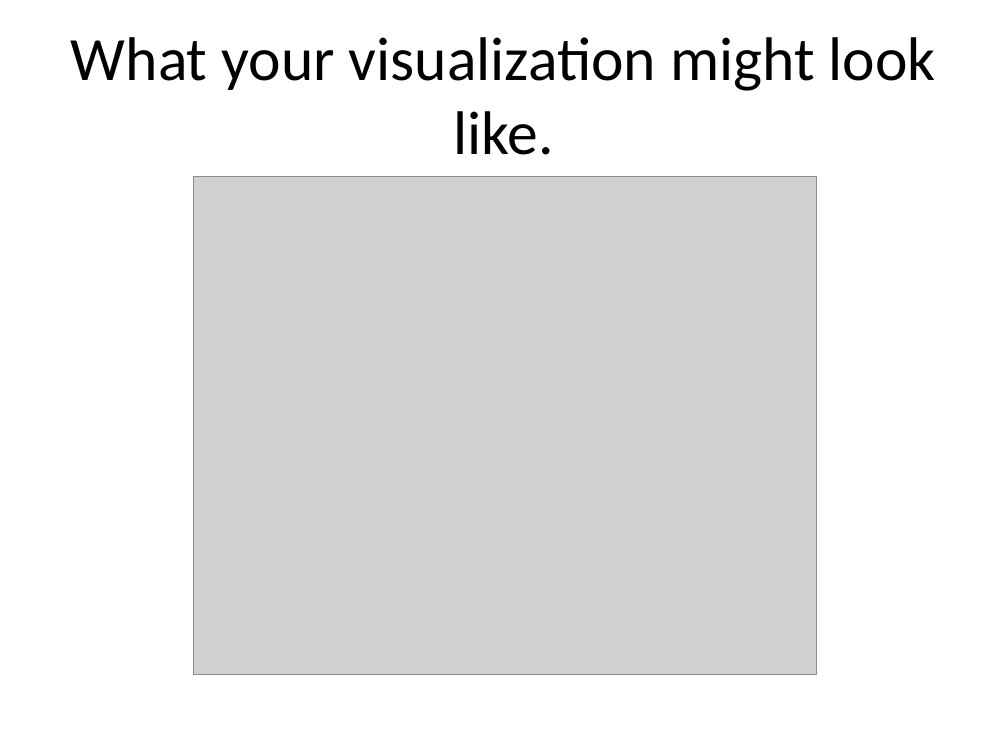
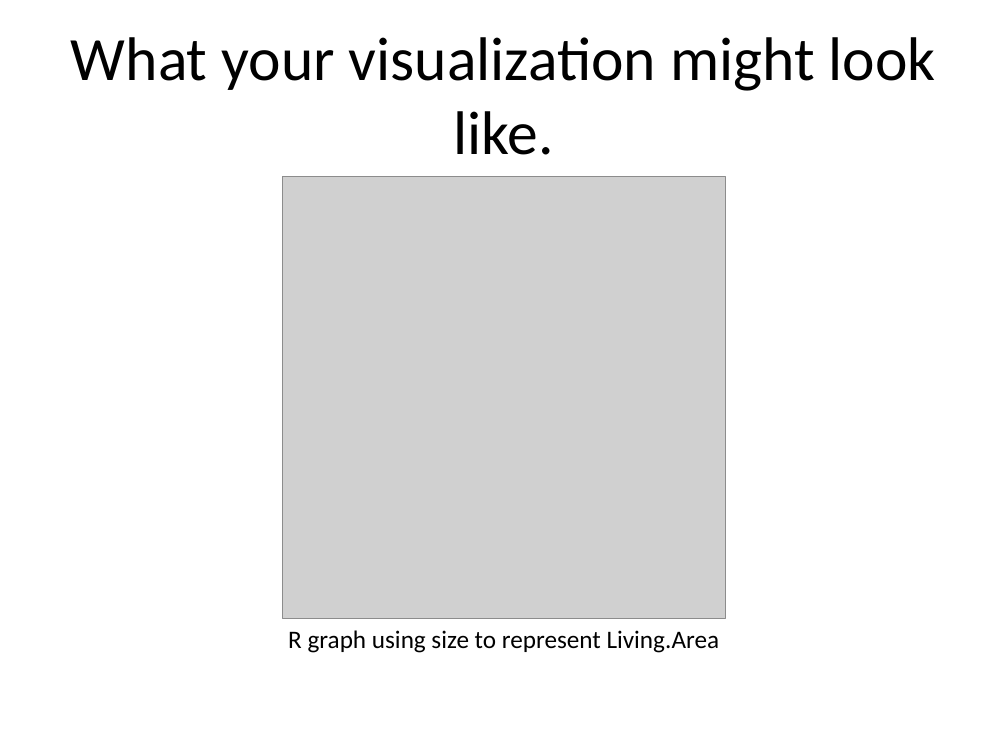
Before and after one commit to pmean/data-visualization, a slide deck: slide 44 of data-viz-01/src/data-visualization-01-points.pptx (slide 26 before the commit). Drawn at 1008x756 pixels with LibreOffice and Linux fonts; fonts in the diff are those of the drawing; grey boxes stand for pictures. Boxes give left, top, right and bottom in pixels: in the first picture for what was removed or moved away, otherwise in the second. Text is boxed around its words. In the diff, an @@ line names an element or a change of style, - is before the commit and + after.

```diff
--- a/data-viz-01/src/data-visualization-01-points.pptx
+++ b/data-viz-01/src/data-visualization-01-points.pptx
@@ picture: place and size @@
-picture at <box>194,176,816,674</box>
+picture at <box>283,176,726,619</box>
@@ text added at <box>288,630,720,653</box>, 18 pt, text #000000 @@
+R graph using size to represent Living.Area
```
Also in this commit, not shown: 11 other slides changed, 19 slides added, 8 slides removed, 40 other files.
